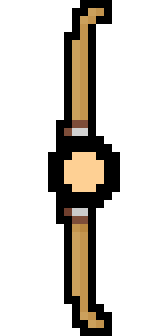
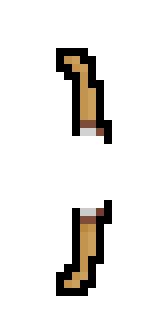
Layers edited between the first and the second w=160, h=336 image:
painted on "Weapon" over [56, 0, 112, 336]
hid "hand.png" over [48, 136, 120, 208]
